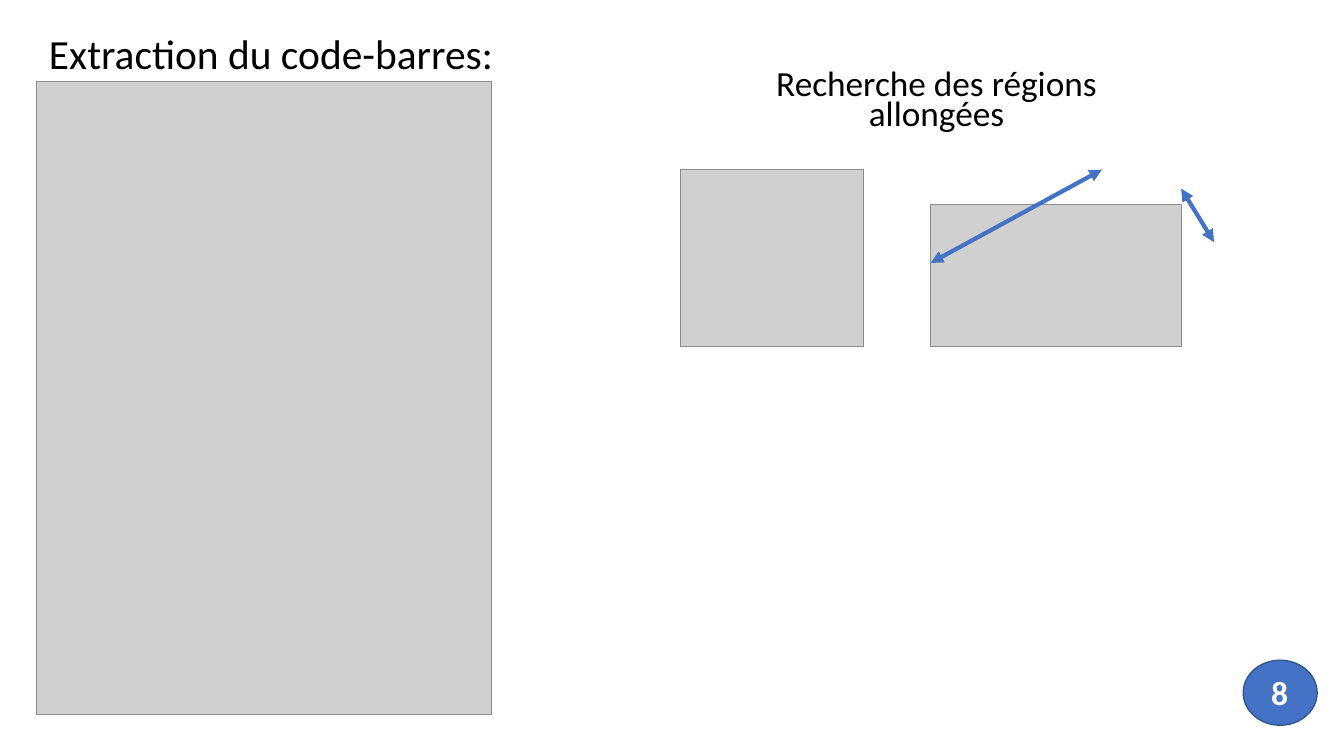
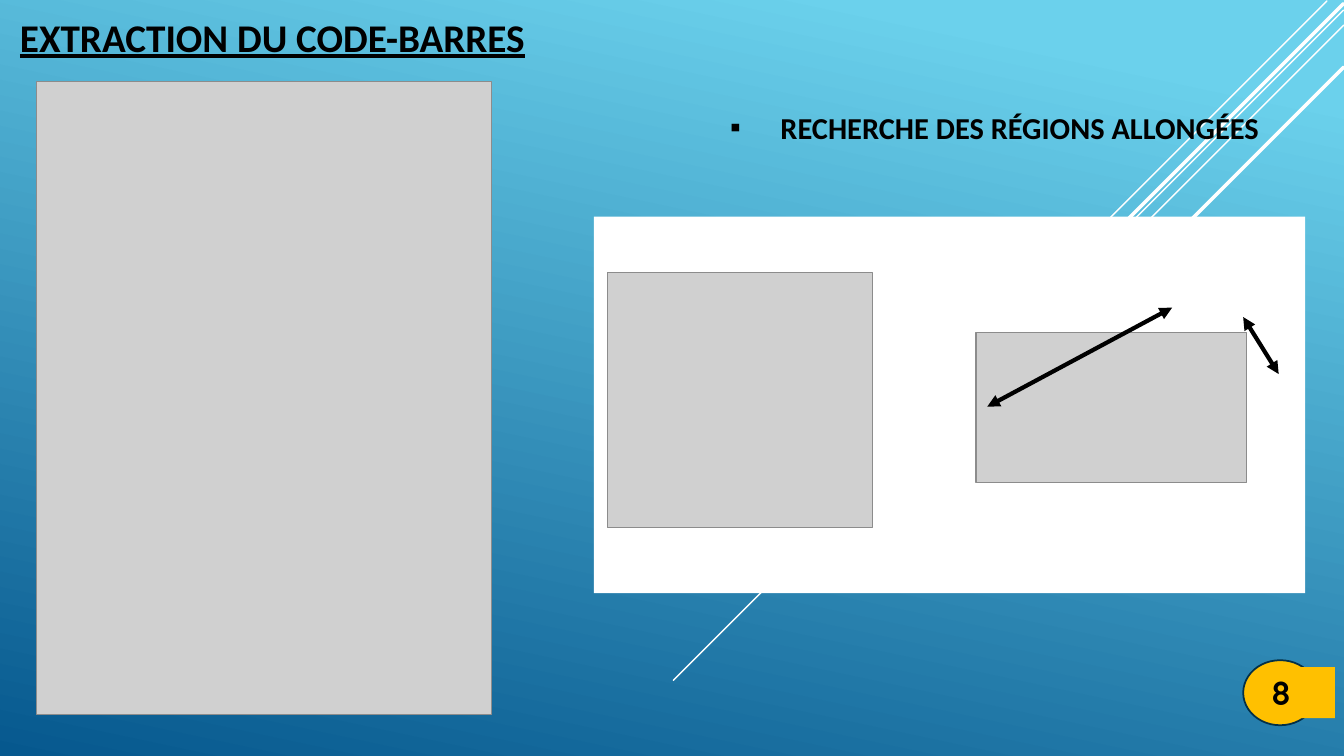
Before and after one commit to gmetras2001/EAN13-Barcode-Reader, a slide deck: slide 9 of Notre rapport/diapo code-barres.pptx. Drawn at 1344x756 pixels with LibreOffice and Linux fonts; fonts in the diff are those of the drawing; grey boxes stand for pictures. Boxes give left, top, right and bottom in pixels: in the first picture for what was removed or moved away, otherwise in the second. Text is boxed around its words. In the diff, an @@ line names an element or a change of style, - is before the commit and + after.

```diff
--- a/Notre rapport/diapo code-barres.pptx
+++ b/Notre rapport/diapo code-barres.pptx
@@ background #FFFFFF to gradient #6ED2EB to #06588E @@
@@ text at bbox=[20, 26, 525, 58]: text changed; size 29.6 to 28 pt; bold on @@
-Extraction du code-barres:
+EXTRACTION DU CODE-BARRES
@@ line added from (1344, 10) to (674, 681), #FFFFFF 1 pt @@
@@ line added from (1344, 25) to (798, 572), #FFFFFF 1 pt @@
@@ line added from (1344, 4) to (809, 538), #FFFFFF 2.5 pt @@
@@ line added from (1327, 1) to (907, 421), #FFFFFF 1 pt @@
@@ line added from (1344, 68) to (865, 546), #FFFFFF 2.5 pt @@
@@ text at bbox=[780, 113, 1259, 146]: text changed; size 25.2 to 21.7 pt; bold on @@
-Recherche des régions allongées
+▪ RECHERCHE DES RÉGIONS ALLONGÉES
@@ double arrow removed from (931, 263) to (1102, 169) @@
@@ double arrow removed from (1214, 242) to (1182, 189) @@
@@ rectangle added at bbox=[594, 217, 1306, 594], fill #FFFFFF @@
@@ picture: place and size @@
-picture at bbox=[681, 169, 864, 346]
+picture at bbox=[607, 273, 872, 528]
@@ double arrow added from (987, 406) to (1173, 308), #000000 3 pt @@
@@ double arrow added from (1279, 374) to (1243, 318), #000000 3 pt @@
@@ picture: place and size @@
-picture at bbox=[931, 205, 1181, 347]
+picture at bbox=[976, 332, 1246, 483]
@@ ellipse at bbox=[1243, 660, 1317, 726]: fill #4472C4 to #FFC000; outline #325491 1 pt to #043148 1.25 pt @@
@@ rectangle "8": place and size @@
-rectangle "8" at bbox=[1271, 682, 1288, 706]
+rectangle "8" at bbox=[1261, 667, 1335, 718]
@@ rectangle "8" at bbox=[1261, 667, 1335, 718]: font Calibri to Quicksand, text colour #FFFFFF to #000000; fill none to #FFC000 @@
```
Also in this commit, not shown: 14 other slides changed.
